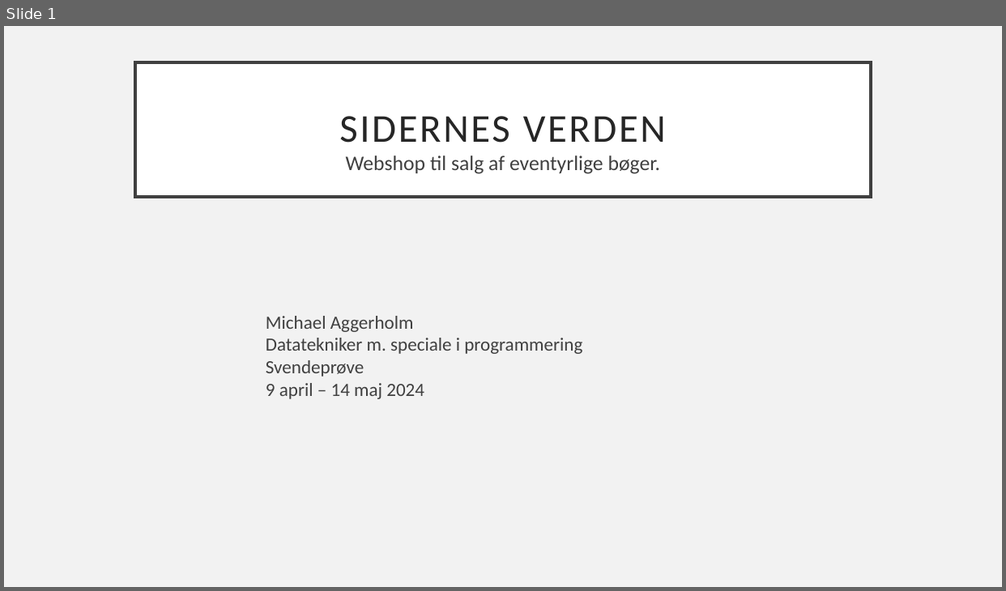
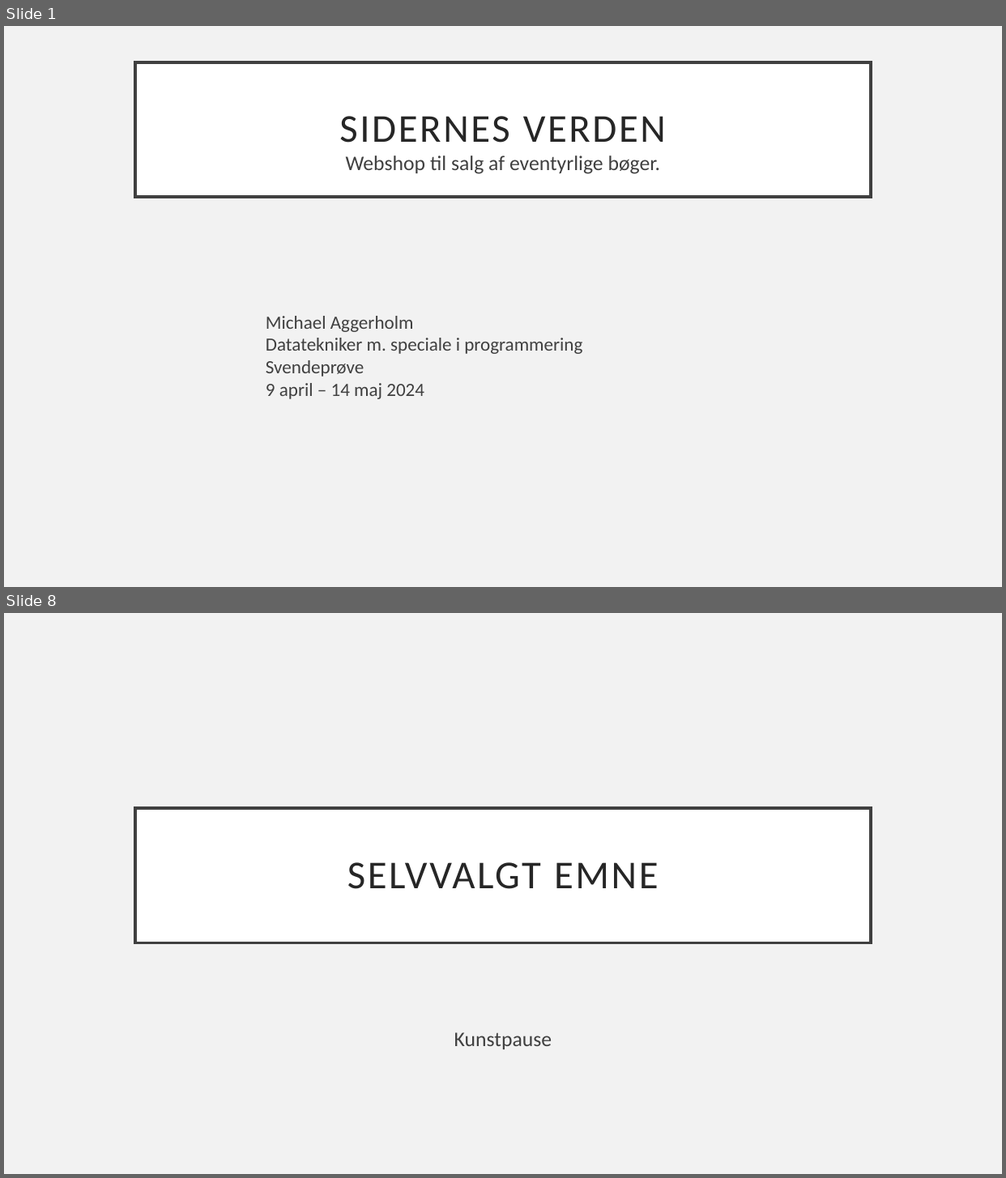
Before and after one commit to MichaelAggerholm/Apprentice_Test, a slide deck: Assets/Documents/Præsentation-sidernesVerden.pptx. Shown one above the other, each under a label of ours: slide 1 before the commit, slides 1 and 8 after it; the slides between them are not shown. The pictures are 1006x591 and 1006x1178 pixels, drawn with LibreOffice and Linux fonts; fonts in the diff are those of the drawing. Boxes give left, top, right and bottom in pixels: in the first picture for what was removed or moved away, otherwise in the second. Text is boxed around its words. In the diff, an @@ line names an element or a change of style, - is before the commit and + after.

```diff
--- a/Assets/Documents/Præsentation-sidernesVerden.pptx
+++ b/Assets/Documents/Præsentation-sidernesVerden.pptx
@@ slide 8 added at <box>4,613,1002,1174</box>, background #F2F2F2 @@
@@ title added at <box>135,808,871,943</box>, fill #FFFFFF, outline #404040 3 pt, 38 pt, text #262626 @@
+SELVVALGT EMNE
@@ subtitle added at <box>454,1033,552,1050</box>, 20 pt, text #404040 @@
+Kunstpause
```
Also in this commit, not shown: 10 other slides added, 2 slides removed.
